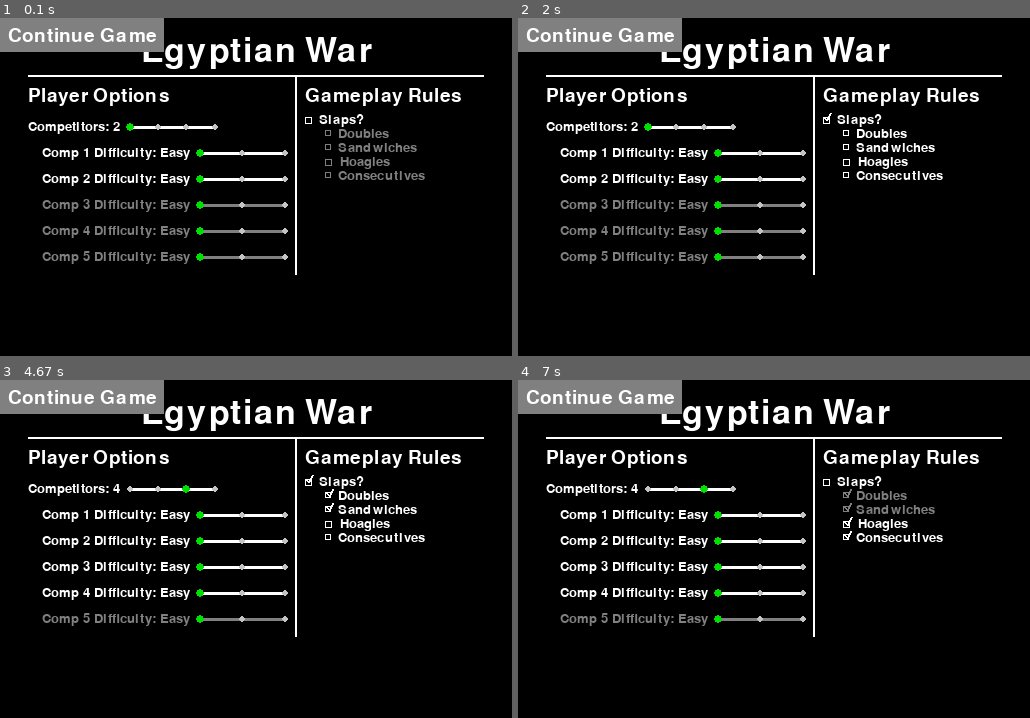
Above: before the commit, frames 1-4 (two rows, left to right).
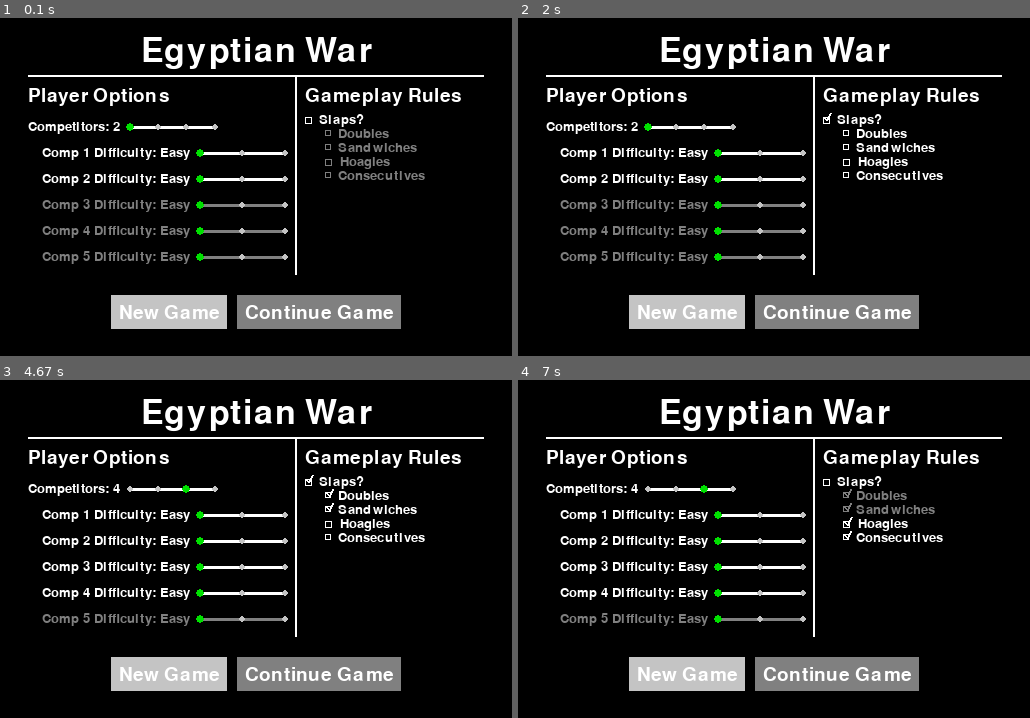
Above: after the commit, the same moments.

Repository: vposby/python
Game: pygame game, started from games/ers.py
Two runs of this game, one before a commit and one after it. Both use one fixed random seed, a clock stepped at 60 frames per second and the inputs below.
Inputs (mouse positions are in pixels of both pictures, inside the frame that each line leads up to):
- Up to frame 1 (0.1 s): no input
- Up to frame 2 (2 s): click (640, 126) at 0.38 s; click (850, 119) at 1.8 s
- Up to frame 3 (4.67 s): click (358, 494) at 2.25 s; click (368, 508) at 2.85 s; move the mouse to (184, 478) at 4.07 s; click (184, 478) at 4.43 s
- Up to frame 4 (7 s): move the mouse to (907, 518) at 4.93 s; click (907, 518) at 5.23 s; move the mouse to (932, 542) at 5.67 s; click (932, 542) at 6.03 s; move the mouse to (881, 488) at 6.53 s; click (881, 488) at 6.95 s

The runs differ from the first frame. In frame 1, 8.7% of the frame differs, in the area x 0-79%, y 0-93%; in frame 2, 8.7%; in frame 3, 8.7%; in frame 4, 8.7%.

Commit message:
repositioned lobby buttons (ng,cg)

Diff:
--- a/games/ers.py
+++ b/games/ers.py
@@ -117,11 +117,11 @@
 		(x,y) = location #as (x,y)
 		captionText = mediumFont.render(caption,1,white)
 		(w,h) = (captionText.get_width()+15,captionText.get_height()+15)
-		self.location = (x,y,w,h)
+		self.location = [x,y,(w,h)] #list so x and y can change as needed
 		self.active = True #as boolean; default = True
 
 	def draw(self):
-		(x,y,w,h) = self.location
+		(x,y,(w,h)) = self.location
 		captionText = mediumFont.render(self.caption,1,white)
 		captionPos = captionText.get_rect(center=(x+(w/2),y+(h/2)))
 		color = lgrey if self.active == True else dgrey
@@ -261,6 +261,15 @@
 	sldrDiff.active = True if x < sldrCount.vals[0] else False
 	diffs.append(sldrDiff)
 
+#button creation
+ng = TextButton((0,0),'New Game') #new game
+cg = TextButton((0,0),'Continue Game') #continue game
+cg.active = False #set as false to begin with; set as true if save file exists
+btnWidth = int(ng.location[2][0]+(width/50)+cg.location[2][0])
+ng.location[0] = int((width-btnWidth)/2) #change ng x coord
+cg.location[0] = int(ng.location[0]+(btnWidth-cg.location[2][0])) #change cg x coord
+ng.location[1] = cg.location[1] = int(countBottom+(yMod*(sldrCount.vals[1][1]+1.75))) #change y coord
+
 #checkbox creation
 newX = diffs[len(diffs)-1].pos[2]+(width/25)
 newY = lblTitle.pos[1]+(lblTitle.font[2]/2)+(height/20)
@@ -276,11 +285,6 @@
 	cbRule = Checkbox((newX,newY),dictRules[x+1])
 	cbRule.active = False
 	rules.append(cbRule)
-
-#button creation
-ng = TextButton((0,0),'New Game') #new game
-cg = TextButton((0,0),'Continue Game') #continue game
-cg.active = False #set as false to begin with; set as true if save file exists
 
 #Game Screen items
 playPause = PlayPause((17*width/20,height/20),width/11) #game screen
@@ -396,7 +400,6 @@
 		elif event.type == pygame.MOUSEBUTTONDOWN and event.button == 1:
 			clicked = True
 		if clicked:
-			print(str(mouseX)+','+str(mouseY))
 			if scrName == 'Lobby': #all clickable objects in Lobby
 				if mouseY>sldrCount.pos[3]-15 \
 				and mouseY<sldrCount.pos[3]+15 \
